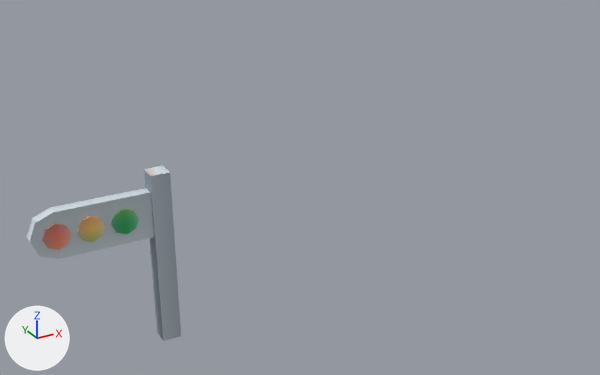
One commit to the FBX model Assets/Resources/FieldObject/Asset_townField/signal.fbx: the scene before it, then after it.
The view is the same before and after, from a 50 mm lens placed at (-4.77, -4.55, 3.13), pointed at (-2.21, 0.11, 0.8). The axes (+X, +Y, +Z) are drawn at lower left. The lights are the same throughout.

Script lines for the objects in view, before the commit:
```python
me_mesh = bpy.data.meshes.new('Mesh')
me_mesh.from_pydata(...)  # 8 vertices, 5 faces; spans x -6.2..6.2, y 0.0..117.9, z -6.2..6.2
me_mesh.materials.append(mat_signal_mat)  # picture img_signal_texture_png
me_mesh_001 = bpy.data.meshes.new('Mesh.001')
me_mesh_001.from_pydata(...)  # 14 vertices, 12 faces; spans x -74.3..0.0, y -15.3..15.3, z -3.8..3.8
me_mesh_001.materials.append(mat_signal_mat)  # picture img_signal_texture_png
me_mesh_003 = bpy.data.meshes.new('Mesh.003')
me_mesh_003.from_pydata(...)  # an 8-sided cylinder along y spanning x -1.0..1.0, y -1.0..1.0, z -1.0..1.0
me_mesh_003.materials.append(mat_signal_mat)  # picture img_signal_texture_png
ob_bar = bpy.data.objects.new('bar', me_mesh)
ob_bar.parent = ob_grp_signal_mesh
ob_bar.location = (0.0, 0.0, 0.0)
ob_body = bpy.data.objects.new('body', me_mesh_001)
ob_body.parent = ob_grp_signal_mesh
ob_body.location = (-6.246, 90.99, 0.0)
ob_grp_signal_mesh = bpy.data.objects.new('grp_signal_mesh', None)
ob_grp_signal_mesh.parent = ob_group4
ob_grp_signal_mesh.location = (0.0, 0.0, 0.0)
ob_y = bpy.data.objects.new('Y', me_mesh_003)
ob_y.parent = ob_body
ob_y.location = (-38.56, 0.0672, 0.0)
ob_y.rotation_euler = (1.571, 0.0, 0.0)  # degrees (90, 0, 0)
ob_y.scale = (8.42, 5.38, 8.42)
# also in view: 'R' at (-3.92, 0.0, 0.91); 'B' at (-3.5, 0.0, 0.91)
```
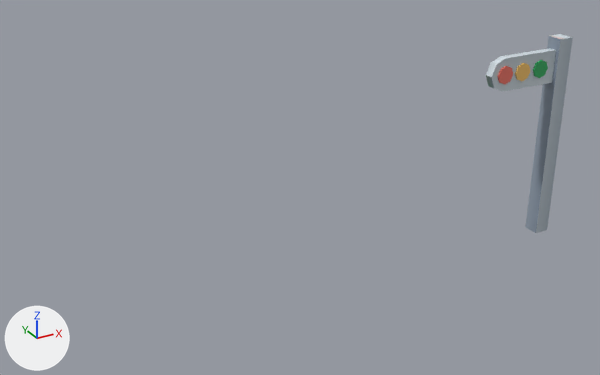
ob_grp_signal_mesh is not drawn itself; it is the parent of ob_bar, ob_body.

What differs and where, as boxes (x1, y1, x2, y2) in the pictures (600 x 375 px):
```json
{"object": "bar", "change": "rescaled, turned, moved", "before": [144, 166, 181, 341], "after": [526, 34, 573, 233]}
{"object": "body", "change": "moved, rescaled, turned", "before": [27, 188, 154, 259], "after": [486, 48, 556, 92]}
{"object": "R", "change": "moved, rescaled, turned", "before": [42, 223, 71, 250], "after": [498, 66, 513, 84]}
{"object": "Y", "change": "moved, rescaled, turned", "before": [77, 216, 105, 242], "after": [515, 63, 530, 81]}
{"object": "B", "change": "moved, rescaled, turned", "before": [111, 208, 139, 234], "after": [533, 60, 548, 78]}
```

Scene script edits in JSON lines:
```json
{"op": "remove", "block": "ob_grp_signal_mesh", "code": "ob_grp_signal_mesh.parent = ob_group4"}
{"op": "set", "path": "ob_grp_signal_mesh.rotation_euler", "old": "(0.0, 0.0, 0.0)", "new": "(1.571, 0.0, 0.0)", "note": "degrees (0, 0, 0) -> degrees (90, 0, 0)"}
{"op": "set", "path": "ob_grp_signal_mesh.scale", "old": "(1.0, 1.0, 1.0)", "new": "(0.01, 0.01, 0.01)"}
{"op": "set", "path": "ob_bar.scale", "old": "(1.0, 1.0, 1.0)", "new": "(1.0, 1.39, 1.0)"}
{"op": "set", "path": "ob_body.location", "old": "(-6.246, 90.99, 0.0)", "new": "(-6.246, 141.6, 0.0)"}
{"op": "set", "path": "ob_body.scale", "old": "(1.0, 1.0, 1.0)", "new": "(0.834, 0.834, 0.834)"}
```
